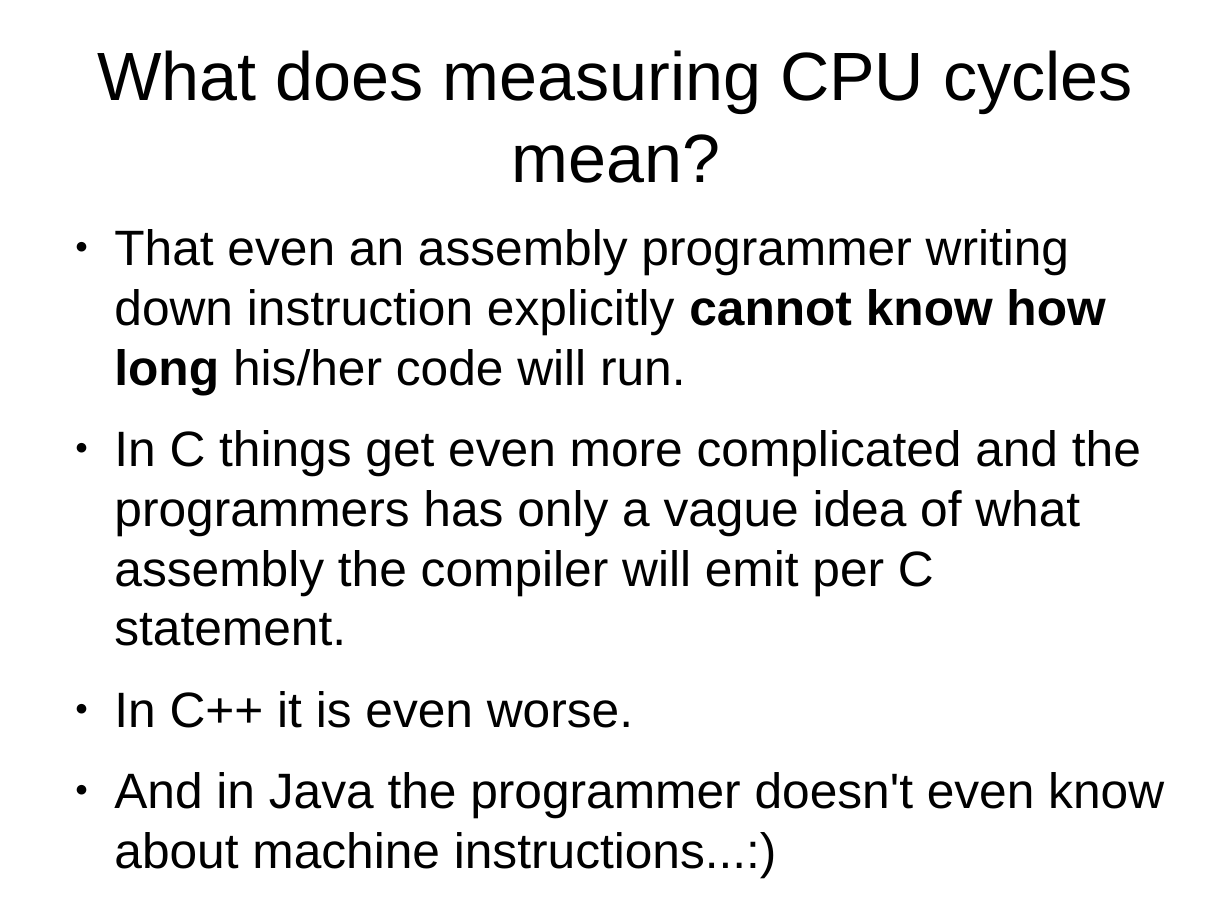
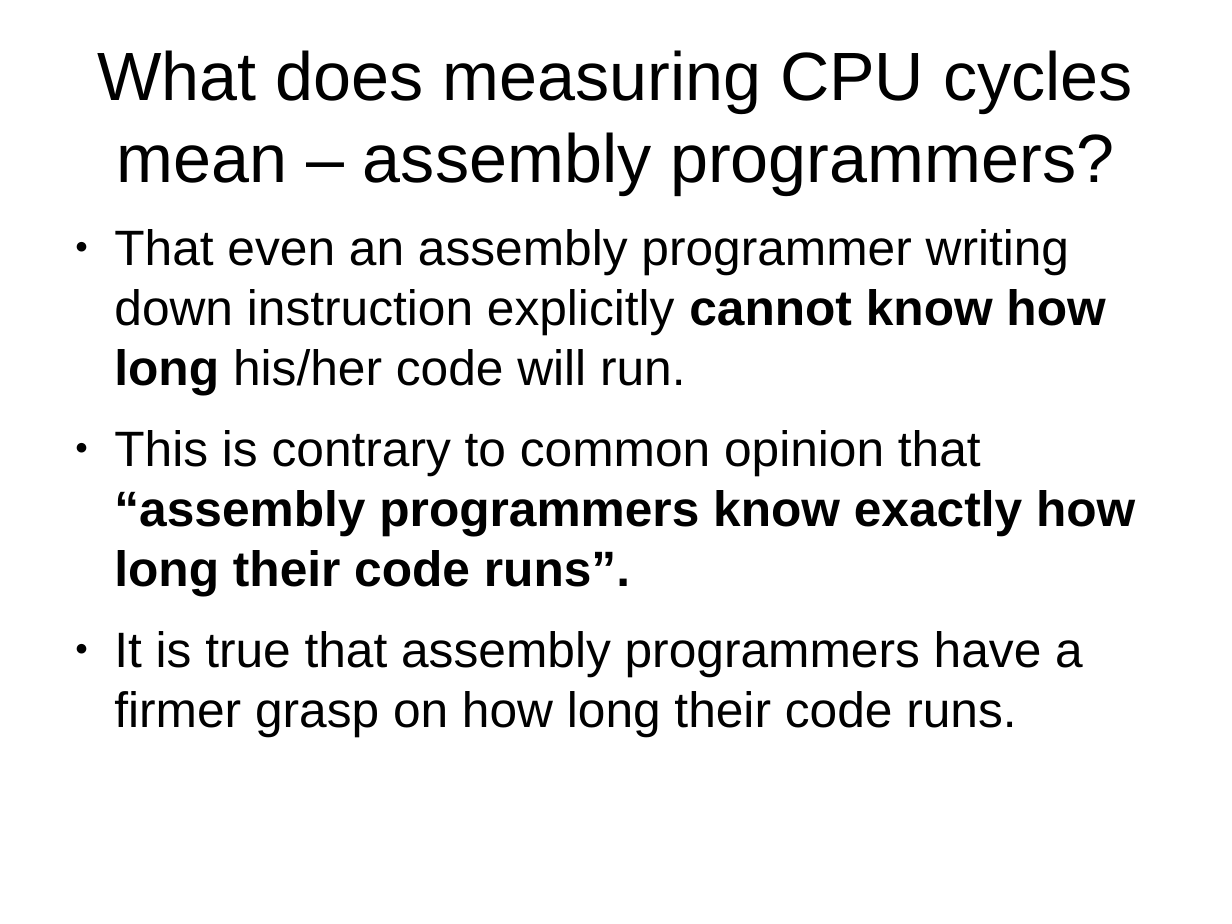
Before and after one commit to veltzer/demos, a slide deck: slide 20 of cpp/multi_core/effective_cplusplus.odp (slide 18 before the commit). Drawn at 1232x924 pixels with LibreOffice and Linux fonts; fonts in the diff are those of the drawing. Boxes give left, top, right and bottom in pixels: in the first picture for what was removed or moved away, otherwise in the second. Text is boxed around its words. In the diff, an @@ line names an element or a change of style, - is before the commit and + after.

```diff
--- a/cpp/multi_core/effective_cplusplus.odp
+++ b/cpp/multi_core/effective_cplusplus.odp
@@ title at box(97, 50, 1133, 194): text changed @@
-What does measuring CPU cycles mean?
+What does measuring CPU cycles mean – assembly programmers?
@@ text at box(114, 430, 1135, 736): text changed @@
-● In C things get even more complicated and the programmers has only a vague idea of what assembly the compiler will emit per C statement.
-● In C++ it is even worse.
-● And in Java the programmer doesn't even know about machine instructions...:)
+● This is contrary to common opinion that “assembly programmers know exactly how long their code runs”.
+● It is true that assembly programmers have a firmer grasp on how long their code runs.
```
Also in this commit, not shown: 6 other slides changed, 31 slides added, 3 other files.
